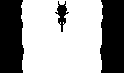
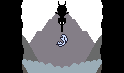
Layer changes from the first 124x73 image to the second:
added layer "Feather" above "Rocks" over bbox(22, 11, 102, 73)
added group "Rocks" with 6 layers above "Walls" over bbox(22, 11, 102, 73)
added layer "Mountains" above "Background" over bbox(22, 11, 102, 73)
